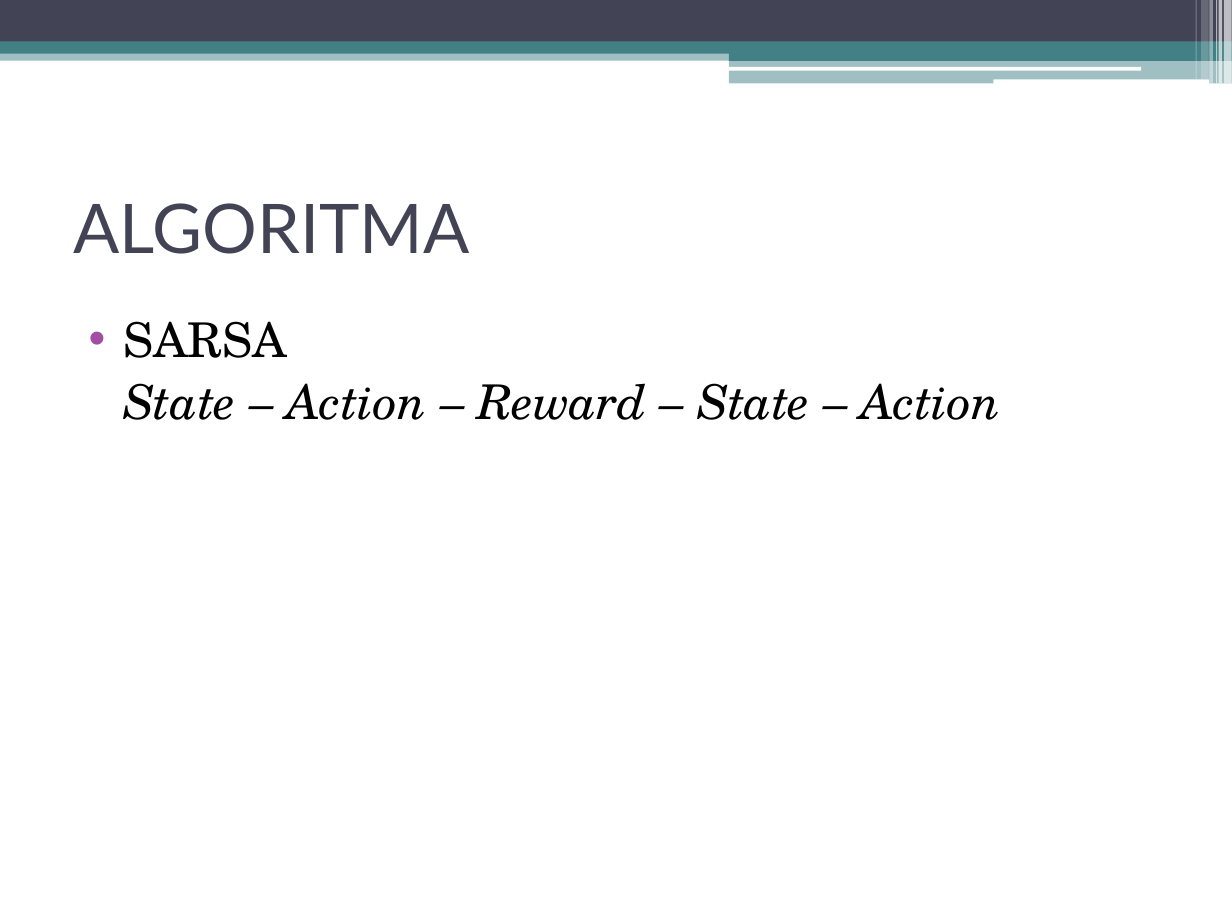
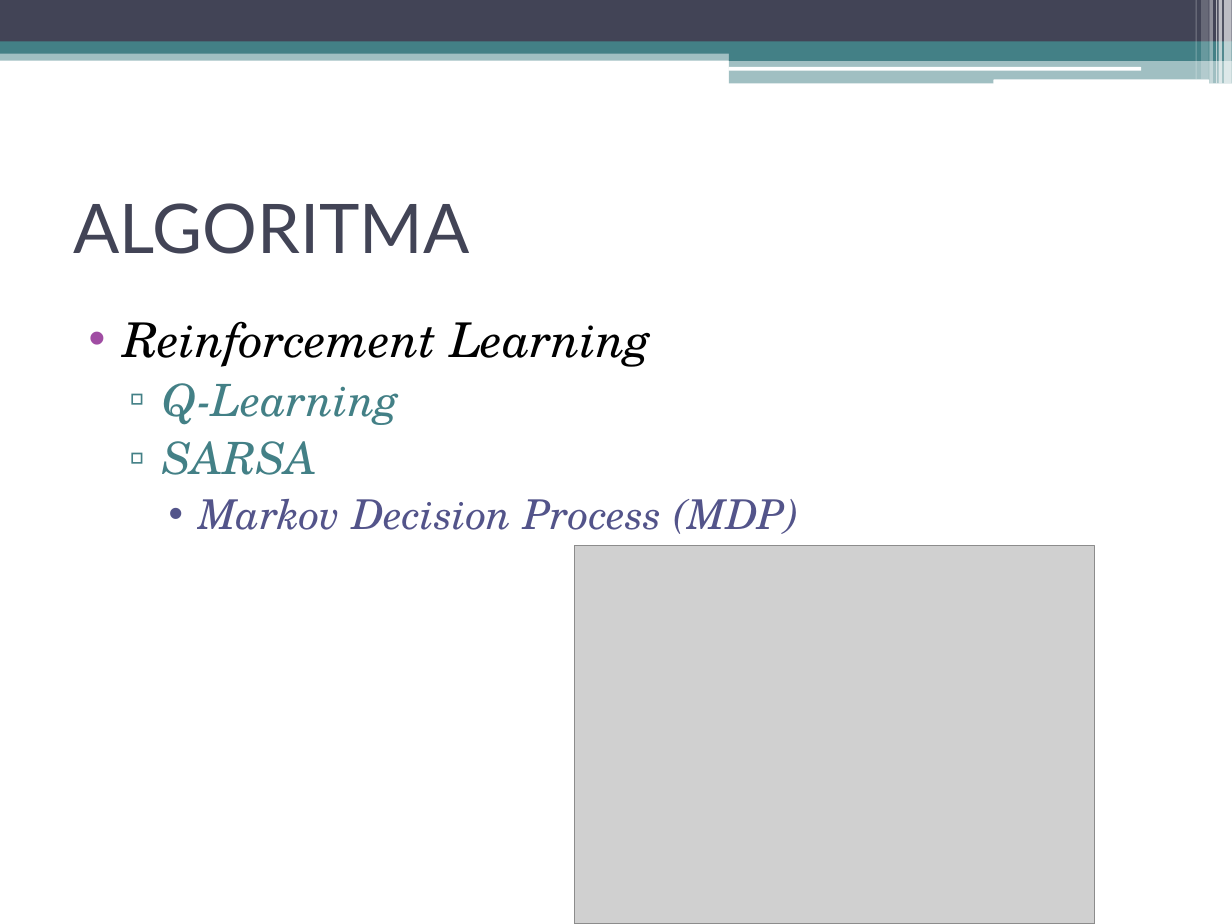
Before and after one commit to dcomputare/Tugas-Akhir, a slide deck: slide 3 of TA bab 1-4/PENGEMBANGAN BOT PADA GAME GANG GARRISON 2 DENGAN.pptx. Drawn at 1232x924 pixels with LibreOffice and Linux fonts; fonts in the diff are those of the drawing; grey boxes stand for pictures. Boxes give left, top, right and bottom in pixels: in the first picture for what was removed or moved away, otherwise in the second. Text is boxed around its words. In the diff, an @@ line names an element or a change of style, - is before the commit and + after.

```diff
--- a/TA bab 1-4/PENGEMBANGAN BOT PADA GAME GANG GARRISON 2 DENGAN.pptx
+++ b/TA bab 1-4/PENGEMBANGAN BOT PADA GAME GANG GARRISON 2 DENGAN.pptx
@@ text at <box>123,321,652,425</box>: paragraphs added @@
+• Reinforcement Learning
+  ▫ Q-Learning
@@ text at <box>162,441,317,475</box>: size 28 to 26 pt, text colour #000000 to #438086, italic on in "SARSA"; bullet • to ▫; list level 1 to 2 in "SARSA"; bullet colour #A04DA3 to #438086 @@
@@ text at <box>198,499,799,534</box>: text changed; size 28 to 24 pt; text colour #000000 to #53548A @@
-State – Action – Reward – State – Action
+    • Markov Decision Process (MDP)
@@ picture added at <box>575,546,1095,924</box> @@
```
Also in this commit, not shown: 2 other slides changed, 6 slides added, 2 slides removed.
